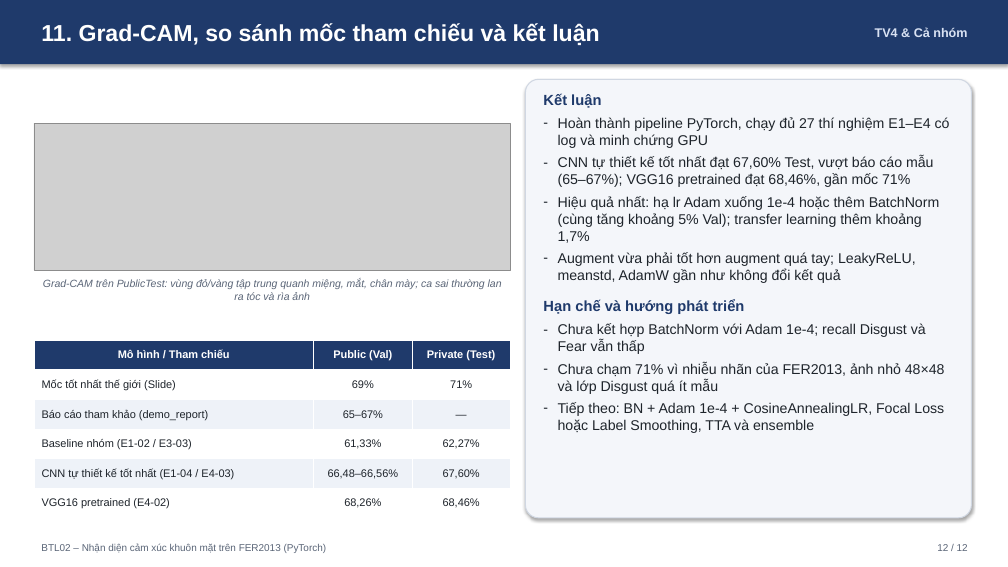
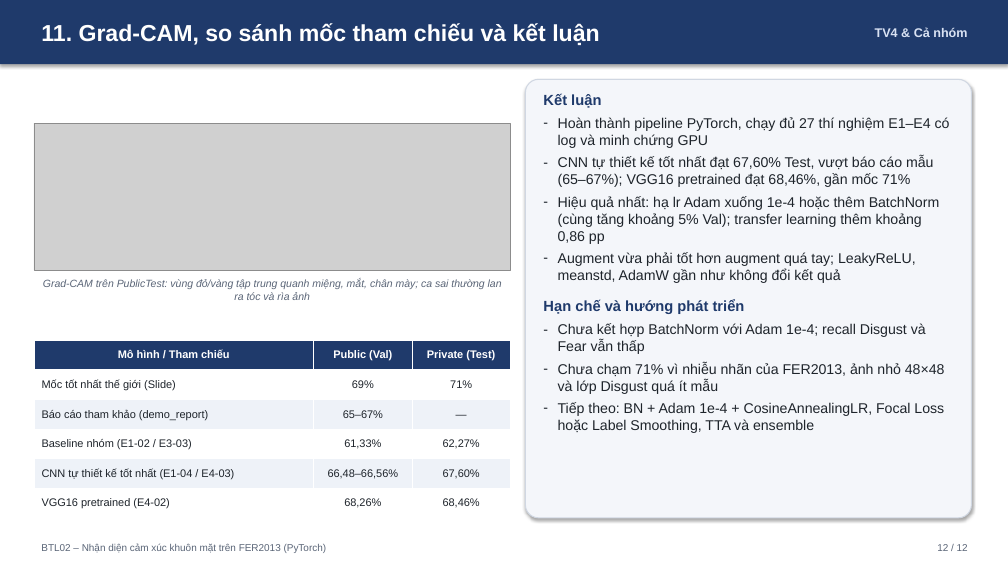
Before and after one commit to Truongbuiii/SGU26K2_HocSau_S5_DCT123C4_0709_Nhom, a slide deck: slide 12 of Tuan11/slides/Slide_BTL02_Emotion.pptx. Drawn at 1008x567 pixels with LibreOffice and Linux fonts; fonts in the diff are those of the drawing; grey boxes stand for pictures. Boxes give left, top, right and bottom in pixels: in the first picture for what was removed or moved away, otherwise in the second. Text is boxed around its words. In the diff, an @@ line names an element or a change of style, - is before the commit and + after.

```diff
--- a/Tuan11/slides/Slide_BTL02_Emotion.pptx
+++ b/Tuan11/slides/Slide_BTL02_Emotion.pptx
@@ text at (558,196,940,244): text changed @@
-– Hiệu quả nhất: hạ lr Adam xuống 1e-4 hoặc thêm BatchNorm (cùng tăng khoảng 5% Val); transfer learning thêm khoảng 1,7%
+– Hiệu quả nhất: hạ lr Adam xuống 1e-4 hoặc thêm BatchNorm (cùng tăng khoảng 5% Val); transfer learning thêm khoảng 0,86 pp
```
Also in this commit, not shown: 1 other slide changed, 6 other files.
